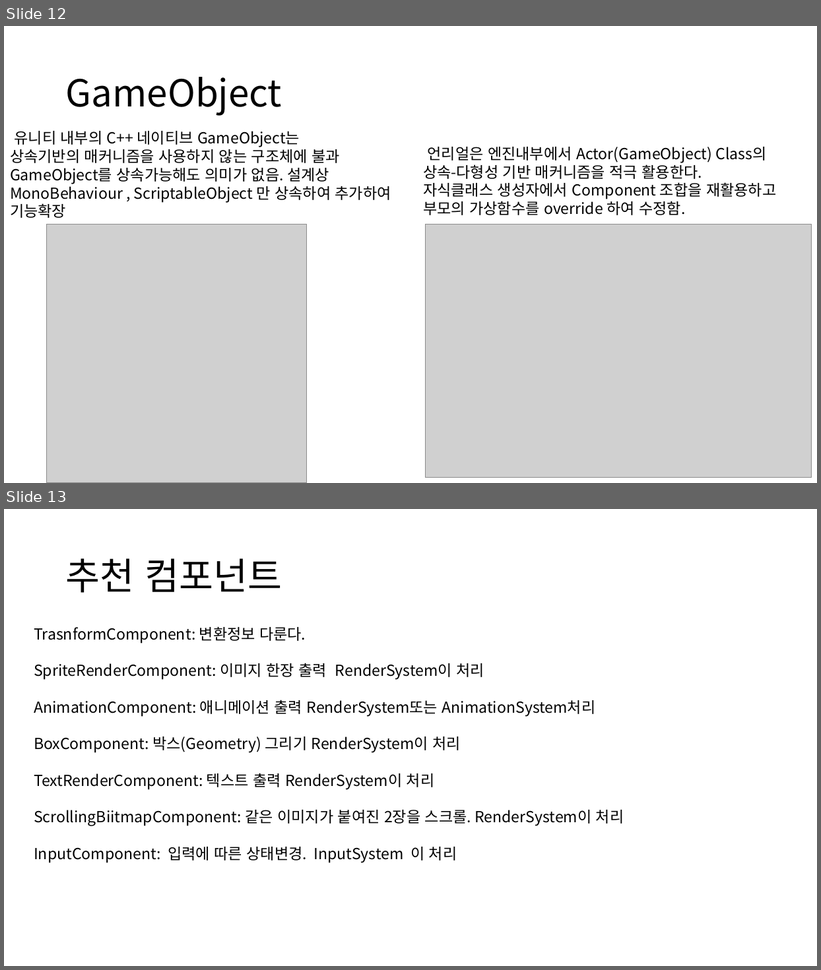
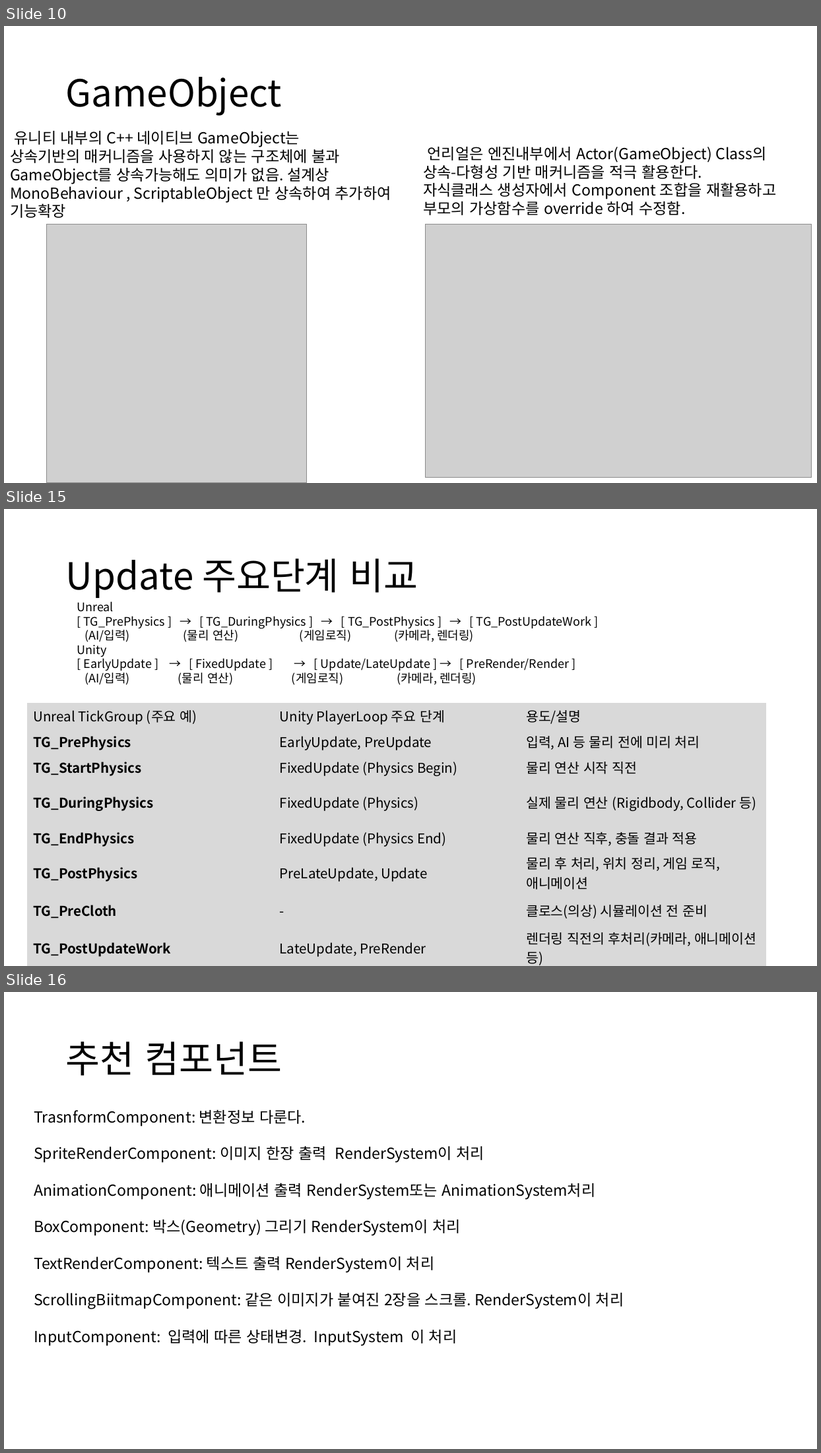
Before and after one commit to ldw9981/Direct2D_1.4, a slide deck: ppt/GameObject.pptx. Shown one above the other, each under a label of ours: slides 12 and 13 before the commit, slides 10, 15 and 16 after it; the slides between them are not shown. The pictures are 821x970 and 821x1453 pixels, drawn with LibreOffice and Linux fonts; fonts in the diff are those of the drawing; grey boxes stand for pictures. Boxes give left, top, right and bottom in pixels: in the first picture for what was removed or moved away, otherwise in the second. Text is boxed around its words. In the diff, an @@ line names an element or a change of style, - is before the commit and + after.

```diff
--- a/ppt/GameObject.pptx
+++ b/ppt/GameObject.pptx
@@ slide 15 added at [4, 509, 817, 966], background #FFFFFF @@
@@ title added at [66, 559, 418, 598], 44 pt, text #000000 @@
+Update 주요단계 비교
@@ text added at [77, 601, 592, 685], 14 pt, text #000000 @@
+Unreal
+[ TG_PrePhysics ] → [ TG_DuringPhysics ] → [ TG_PostPhysics ] → [ TG_PostUpdateWork ]
+(AI/입력) (물리 연산) (게임로직) (카메라, 렌더링)
+Unity
+[ EarlyUpdate ] → [ FixedUpdate ] → [ Update/LateUpdate ] → [ PreRender/Render ]
+(AI/입력) (물리 연산) (게임로직) (카메라, 렌더링)
@@ table added at [27, 703, 766, 966], 9 rows, 3 columns @@
+Unreal TickGroup (주요 예) | Unity PlayerLoop 주요 단계 | 용도/설명
+TG_PrePhysics | EarlyUpdate, PreUpdate | 입력, AI 등 물리 전에 미리 처리
+TG_StartPhysics | FixedUpdate (Physics Begin) | 물리 연산 시작 직전
+TG_DuringPhysics | FixedUpdate (Physics) | 실제 물리 연산 (Rigidbody, Collider 등)
+TG_EndPhysics | FixedUpdate (Physics End) | 물리 연산 직후, 충돌 결과 적용
+TG_PostPhysics | PreLateUpdate, Update | 물리 후 처리, 위치 정리, 게임 로직, 애니메이션
+TG_PreCloth | - | 클로스(의상) 시뮬레이션 전 준비
+TG_PostUpdateWork | LateUpdate, PreRender | 렌더링 직전의 후처리(카메라, 애니메이션 등)
+TG_LastDemotable | PostLateUpdate, Rendering | 최종 후처리, UI, 효과 등
@@ what was slide 12 is now slide 10 @@
@@ what was slide 13 is now slide 16 @@
```
Also in this commit, not shown: 3 slides changed, 2 other slides added.
